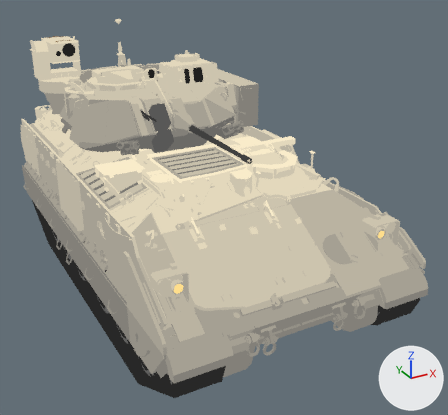
What one commit did to the Blender file ArtSource/M3A3Bradley/output/vehicle.blend.
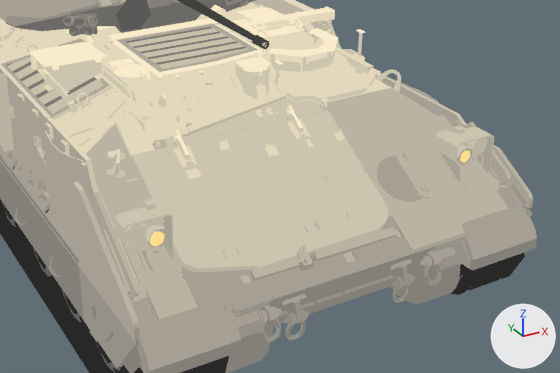
There are two pictures of each version: one whole from a 50 mm lens placed at (-3.4, -7.64, 4.6), pointed at (0.44, -0.66, 1.11), one close up on the part from 17% to 99% of the width and 32% to 91% of the height. Lighting does not change. The marker at lower right points along +X, +Y and +Z. The first two pictures are the older version.

Before the edit, the objects in view are built like this:
```python
me_g0000_glacis_recess = bpy.data.meshes.new('g0000_glacis_recess')
me_g0000_glacis_recess.from_pydata(...)  # 28 vertices, 15 faces; spans x 0.536..0.783, y -2.997..-2.644, z 1.252..1.477
# faces by material slot: [8, 7]
me_g0000_glacis_recess.materials.append(mat_fixed_165_160_147)  # grey #a5a093
me_g0000_glacis_recess.materials.append(mat_fixed_149_145_135)  # grey #959187
me_g0037_001 = bpy.data.meshes.new('g0037.001')
me_g0037_001.from_pydata(...)  # 490 vertices, 542 faces; spans x 1.092..1.465, y -3.05..-2.737, z 1.25..1.672
# faces by material slot: [275, 95, 172]
me_g0037_001.materials.append(mat_fixed_186_179_161)  # grey #bab3a1
me_g0037_001.materials.append(mat_fixed_165_160_147)  # grey #a5a093
me_g0037_001.materials.append(mat_fixed_204_196_174)  # light grey #ccc4ae
me_g0041_001 = bpy.data.meshes.new('g0041.001')
me_g0041_001.from_pydata(...)  # 389 vertices, 441 faces, 1 loose edge; spans x -1.533..-1.177, y -3.044..-2.711, z 1.254..1.709
# faces by material slot: [192, 152, 97]
me_g0041_001.materials.append(mat_fixed_186_179_161)  # grey #bab3a1
me_g0041_001.materials.append(mat_fixed_204_196_174)  # light grey #ccc4ae
me_g0041_001.materials.append(mat_fixed_165_160_147)  # grey #a5a093
ob_g0000_glacis_recess_glacis_recess = bpy.data.objects.new('g0000_glacis_recess glacis_recess', me_g0000_glacis_recess)
ob_g0000_glacis_recess_glacis_recess.location = (0.0, 0.0, 0.0)
ob_g0037_ex_lantern_l_01 = bpy.data.objects.new('g0037 ex_lantern_l_01', me_g0037_001)
ob_g0037_ex_lantern_l_01.location = (0.0, 0.0, 0.0)
ob_g0041_ex_lantern_r_01 = bpy.data.objects.new('g0041 ex_lantern_r_01', me_g0041_001)
ob_g0041_ex_lantern_r_01.location = (0.0, 0.0, 0.0)
# also in view: 'g0038 ex_decor_r_05' at (-1.28, -3.09, 0.9); 'g0032 ex_armor_r_02' at (-1.65, -1.94, 0.85); 'g0109 track_r' at (-1.28, -0.32, 0.54); 'g0087 gun_barrel' at (-0.22, -1.17, 2.45); 'g0098 ex_decor_03' at (-0.53, -0.86, 2.29)
```
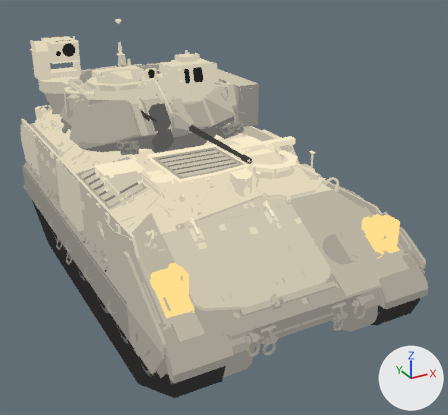
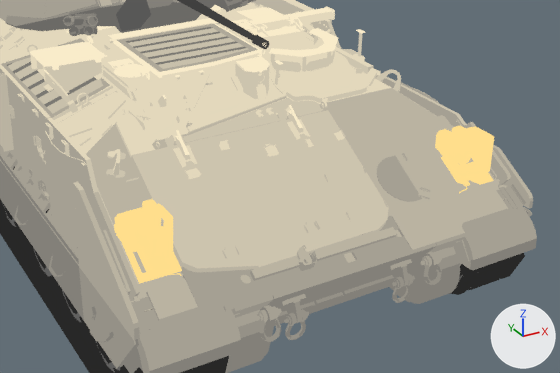
Location of each change, (x1, y1, x2, y2) in pixels of the close-ups (560 x 373 px):
part 1 of me_g0037_001, recoloured (grey to yellow): (435, 127, 494, 194) in both
part 2 of me_g0037_001, recoloured (grey to yellow): (440, 136, 493, 188) in both
part 3 of me_g0037_001, recoloured (light grey to yellow): (436, 126, 493, 158) in both
part 4 of me_g0041_001, recoloured (grey to yellow): (114, 202, 182, 284) in both
part 5 of me_g0041_001, recoloured (light grey to yellow): (115, 199, 171, 248) in both
part 6 of me_g0041_001, recoloured: (122, 216, 173, 283) in both

The edits, one by one:
me_g0037_001 has 490 vertices, 542 faces and spans x 1.092..1.465, y -3.05..-2.737, z 1.25..1.672.
me_g0037_001 is used by ob_g0037_ex_lantern_l_01; location (0.0, 0.0, 0.0).
me_g0037_001 part 1: all 275 faces that had it switch from mat_fixed_186_179_161 (grey #bab3a1) to mat_fixed_255_222_140 (yellow #ffde8c).
me_g0037_001 part 2: all 95 faces that had it switch from mat_fixed_165_160_147 (grey #a5a093) to mat_fixed_255_222_140 (yellow #ffde8c).
me_g0037_001 part 3: all 172 faces that had it switch from mat_fixed_204_196_174 (light grey #ccc4ae) to mat_fixed_255_222_140 (yellow #ffde8c).
me_g0041_001 has 389 vertices, 441 faces, 1 loose edge and spans x -1.533..-1.177, y -3.044..-2.711, z 1.254..1.709.
me_g0041_001 is used by ob_g0041_ex_lantern_r_01; location (0.0, 0.0, 0.0).
me_g0041_001 part 4: all 192 faces that had it switch from mat_fixed_186_179_161 (grey #bab3a1) to mat_fixed_255_222_140 (yellow #ffde8c).
me_g0041_001 part 5: all 152 faces that had it switch from mat_fixed_204_196_174 (light grey #ccc4ae) to mat_fixed_255_222_140 (yellow #ffde8c).
me_g0041_001 part 6: all 97 faces that had it switch from mat_fixed_165_160_147 (grey #a5a093) to mat_fixed_255_222_140 (yellow #ffde8c).
